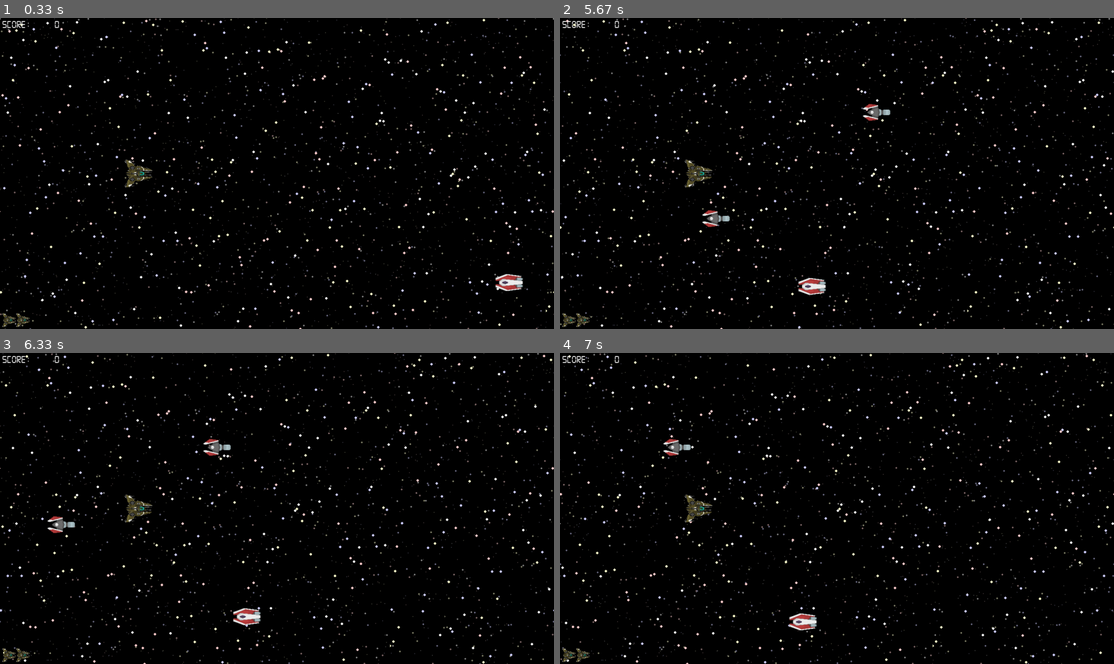
Above: before the commit, frames 1-4 (two rows, left to right).
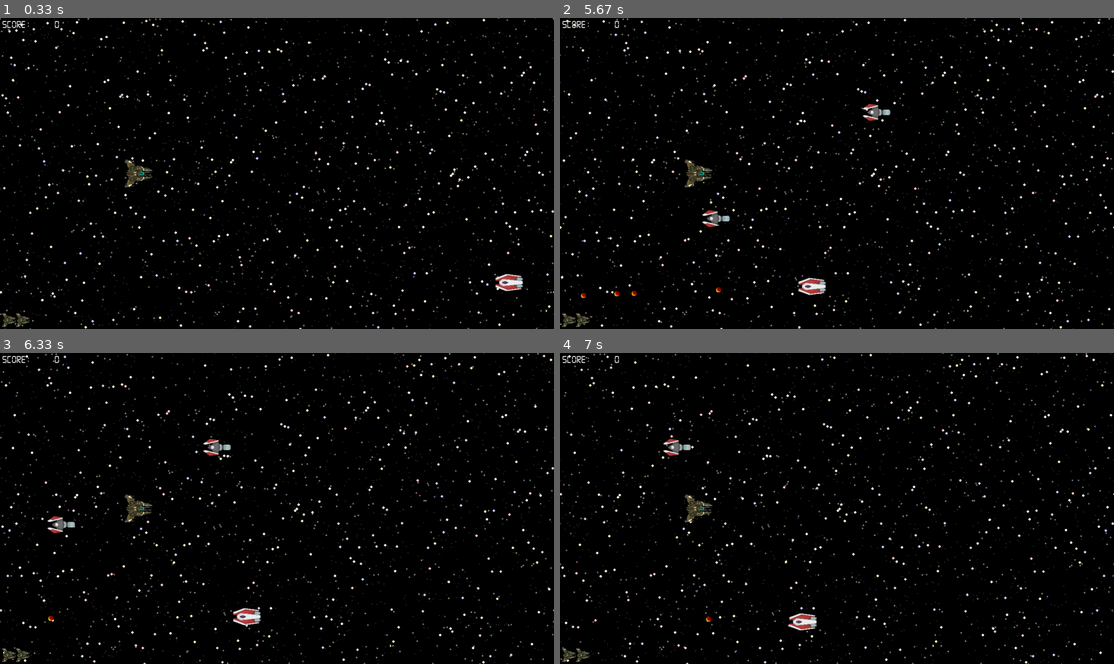
Above: after the commit, the same moments.

Repository: cacilhas/pygame-shooter-tutorial
Game: pygame game, started from main.py
Same seed, same stepped clock (60 frames per second), same inputs: the game is played once before the commit and once after it.
Inputs:
- Up to frame 1 (0.33 s): no input
- Up to frame 2 (5.67 s): no input
- Up to frame 3 (6.33 s): no input
- Up to frame 4 (7 s): no input

Frame 1 is identical in both runs. In frame 2, less than 0.1% of the frame differs, in the area x 3-30%, y 86-91%; in frame 3, less than 0.1%; in frame 4, less than 0.1%.

Commit message:
now it shoots!!

Diff:
--- /dev/null
+++ b/enemy_fire.py
@@ -0,0 +1,67 @@
+from typing import Protocol
+import pygame
+from pygame.surface import Surface
+from action import Action, Collider
+from sounds import AudioBag
+
+
+class Foe(Protocol):
+
+    @property
+    def xy(self) -> tuple[float, float]:
+        ...
+
+
+class EnemyFire(Collider):
+
+    facet: Surface
+
+    @classmethod
+    def load_assets(cls) -> None:
+        cls.facet = pygame.transform.scale(
+            pygame.image.load('assets/enemy-bullet.png').convert_alpha(),
+            (12, 12),
+        )
+
+    def __init__(self, shooter: Foe) -> None:
+        if not hasattr(EnemyFire, 'facet'):
+            self.load_assets()
+
+        self.x, self.y = shooter.xy
+        self.shooter = shooter
+        self.speed: float = 1200.0
+        self.started: bool = False
+
+    @property
+    def xy(self) -> tuple[float, float]:
+        return self.x, self.y
+
+    @property
+    def radius(self) -> float:
+        return 6.0
+
+    async def draw(self, surface: Surface) -> None:
+        return self.blit(dest=surface, src=self.facet)
+
+    async def update(self, delta: float) -> Action | None:
+        if not self.started:
+            self.started = True
+            return Action.play_audio(AudioBag.explosions[0])
+
+        self.x -= self.speed * delta
+        if self.x < -self.radius:
+            return Action.remove(self)
+
+    async def on_collision(self, other: 'Collider') -> Action | None:
+        from foe import Foe
+        if isinstance(other, Foe):
+            foe: Foe = other
+            if foe is self.shooter:
+                return
+
+            from explosion import Explosion
+            return Action.set(
+                Action.remove(self),
+                Action.remove(foe),
+                Action.register(Explosion(pos=self.pos, size=120)),
+            )
--- a/fire.py
+++ b/fire.py
@@ -1,4 +1,3 @@
-
 import math
 from random import random
 from pygame import Surface
@@ -32,13 +31,14 @@
         ])
 
     def __init__(self, pos: tuple[float, float], angle: float, *, power: int, quiet: bool=False) -> None:
+        if not self.facets:
+            self.load_assets()
+
         self.x, self.y = pos
         self.angle = angle
         self.speed: float = 1200.0
         self.started: bool = quiet
 
-        if not self.facets:
-            self.load_assets()
         self.facet = self.facets[power]
         self.power = power
         self._radius: float = 6.0
--- a/foe.py
+++ b/foe.py
@@ -21,7 +21,7 @@
     hp: int
 
     def __new__(cls, y: float, speed: float) -> 'Foe':
-        return ShooterFoe(y, speed) if random() < 0.1 else RocketFoe(y, speed)
+        return ShooterFoe(y, speed) if random() < 0.125 else RocketFoe(y, speed)
 
     @property
     def xy(self) -> tuple[float, float]:
@@ -136,3 +136,7 @@
         self.dx -= self.dx * delta / 2
         self.y += math.sin(self.dy) * self.r
         self.dy += delta
+
+        if random() < 0.03125:
+            from enemy_fire import EnemyFire
+            return Action.register(EnemyFire(self))
--- a/player.py
+++ b/player.py
@@ -4,6 +4,7 @@
 from pygame.event import Event
 from action import Action, Collider
 from consts import RESOLUTION
+from enemy_fire import EnemyFire
 from explosion import Explosion
 from fire import Fire
 from foe import Foe
@@ -132,7 +133,7 @@
             self.dx += 1
 
     async def on_collision(self, other: Collider) -> Action | None:
-        if isinstance(other, Foe):
+        if isinstance(other, (Foe, EnemyFire)):
             return Action.set(
                 Action.remove(self),
                 Action.remove(other),
Binary file added: assets/enemy-bullet.png
